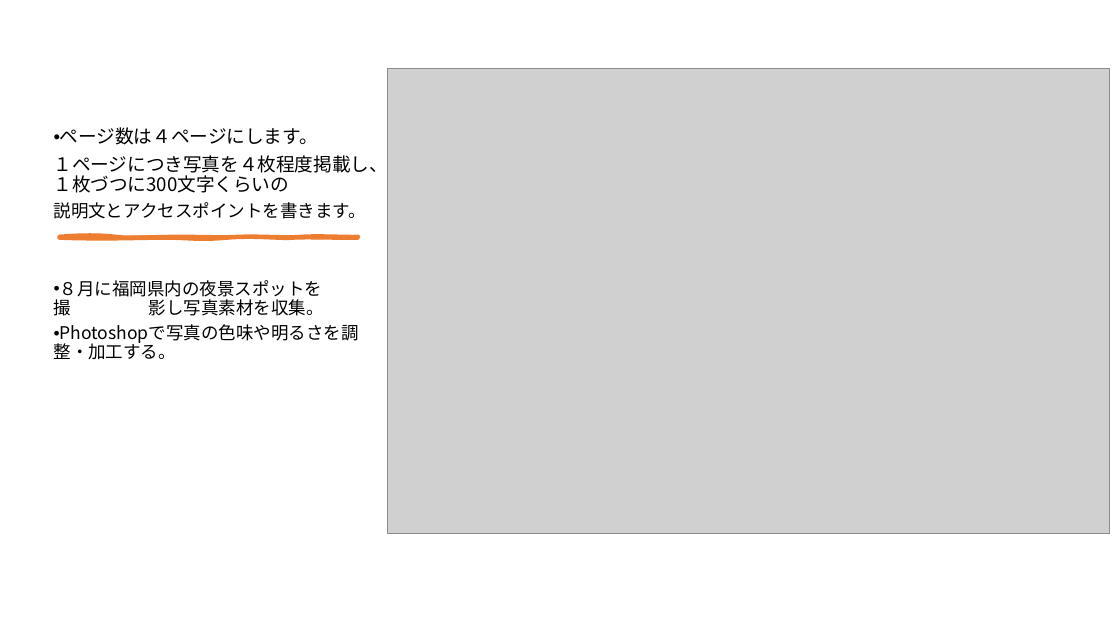
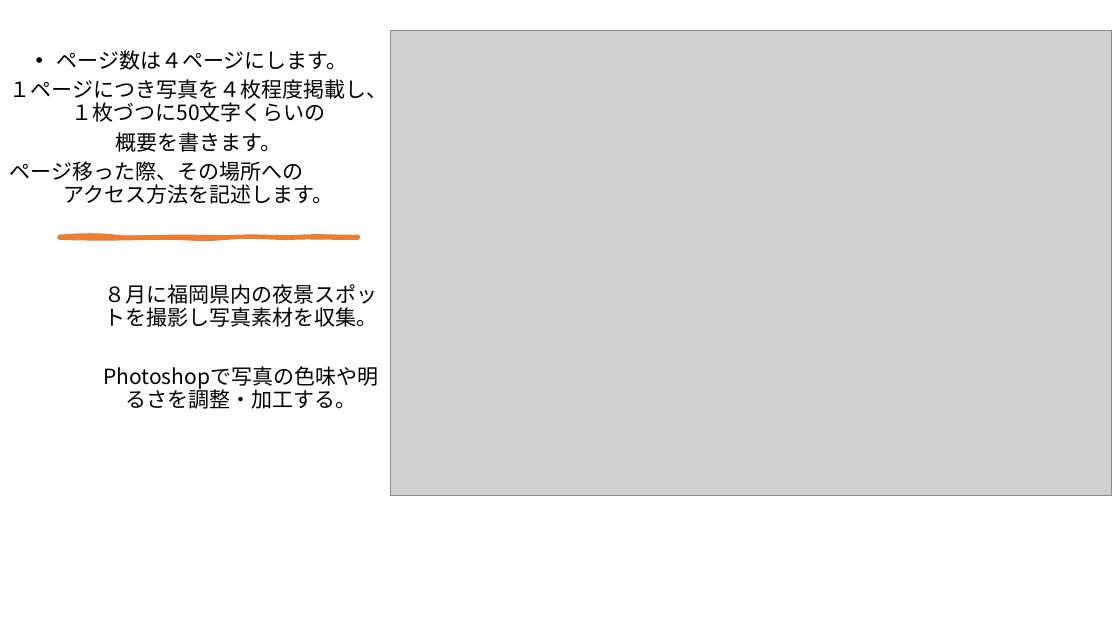
Before and after one commit to Ckg25007/zemi, a slide deck: slide 7 of 中間発表 power point/25007 大平凜音.pptx (slide 5 before the commit). Drawn at 1120x630 pixels with LibreOffice and Linux fonts; fonts in the diff are those of the drawing; grey boxes stand for pictures. Boxes give left, top, right and bottom in pixels: in the first picture for what was removed or moved away, otherwise in the second. Text is boxed around its words. In the diff, an @@ line names an element or a change of style, - is before the commit and + after.

```diff
--- a/中間発表 power point/25007 大平凜音.pptx
+++ b/中間発表 power point/25007 大平凜音.pptx
@@ text "ページ数は４ページにします。" moved from (x1=54, y1=127, x2=388, y2=359) to (x1=10, y1=50, x2=388, y2=204) @@
@@ text at (x1=57, y1=50, x2=348, y2=70): size 16 to 18 pt in "ページ数は４ページにします。"; alignment left to centre @@
@@ picture moved from (x1=388, y1=68, x2=1110, y2=534) to (x1=390, y1=30, x2=1112, y2=496) @@
@@ text at (x1=10, y1=79, x2=388, y2=204): text changed; size 15 to 18 pt @@
-１ページにつき写真を４枚程度掲載し、１枚づつに300文字くらいの
-説明文とアクセスポイントを書きます。
-• ８月に福岡県内の夜景スポットを撮 影し写真素材を収集。
-• Photoshopで写真の色味や明るさを調整・加工する。
+１ページにつき写真を４枚程度掲載し、１枚づつに50文字くらいの
+概要を書きます。
+ページ移った際、その場所への アクセス方法を記述します。
@@ text added at (x1=104, y1=307, x2=377, y2=409), 18 pt, text #000000 @@
+８月に福岡県内の夜景スポットを撮影し写真素材を収集。
+Photoshopで写真の色味や明るさを調整・加工する。
```
Also in this commit, not shown: 4 other slides changed, 2 slides added.
